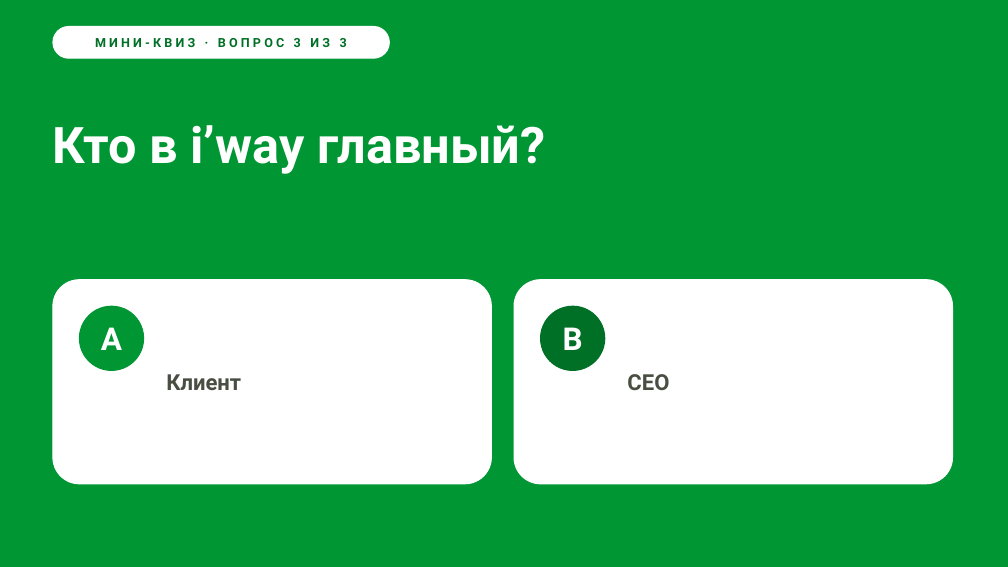
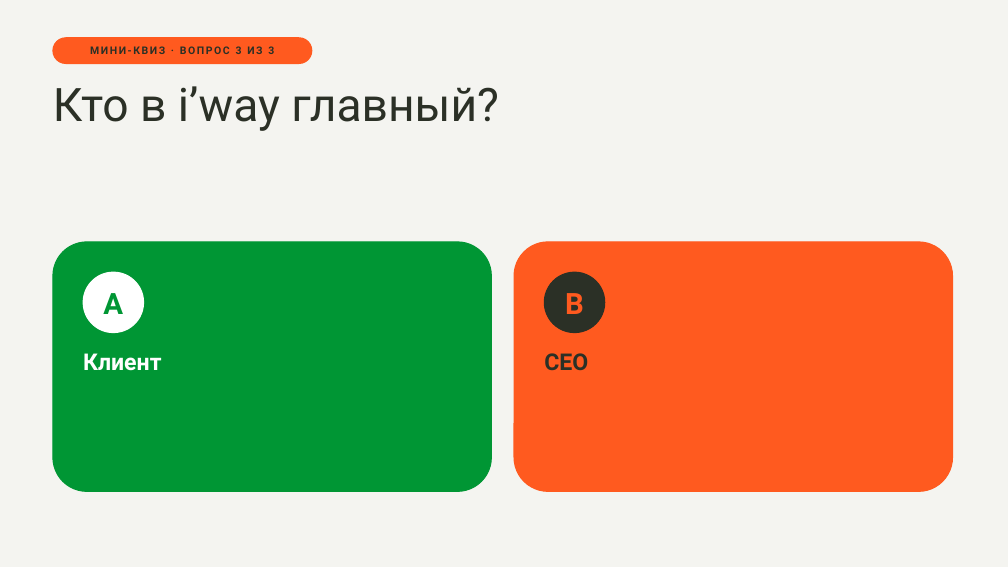
Before and after one commit to hriwayhr/HR-projects, a slide deck: slide 24 of presentations/HR-iway-onboarding-2026.pptx. Drawn at 1008x567 pixels with LibreOffice and Linux fonts; fonts in the diff are those of the drawing. Boxes give left, top, right and bottom in pixels: in the first picture for what was removed or moved away, otherwise in the second. Text is boxed around its words. In the diff, an @@ line names an element or a change of style, - is before the commit and + after.

```diff
--- a/presentations/HR-iway-onboarding-2026.pptx
+++ b/presentations/HR-iway-onboarding-2026.pptx
@@ background #009634 to #F4F4F0 @@
@@ text "МИНИ-КВИЗ · ВОПРОС 3 ИЗ ...": place and size @@
-text "МИНИ-КВИЗ · ВОПРОС 3 ИЗ ..." at <box>95,38,347,47</box>
+text "МИНИ-КВИЗ · ВОПРОС 3 ИЗ ..." at <box>90,46,274,54</box>
@@ text "МИНИ-КВИЗ · ВОПРОС 3 ИЗ ..." at <box>90,46,274,54</box>: size 12 to 10 pt, text colour #007026 to #2B3026, letter spacing 3 to 1.5 pt @@
@@ rounded rectangle: place and size @@
-rounded rectangle at <box>53,26,389,58</box>
+rounded rectangle at <box>53,38,312,64</box>
@@ rounded rectangle at <box>53,38,312,64</box>: fill #FFFFFF to #FF5A1F; outline #FFFFFF 1 pt to #FF5A1F 1 pt @@
@@ title "Кто в i’way главный?": place and size @@
-title "Кто в i’way главный?" at <box>53,125,545,174</box>
+title "Кто в i’way главный?" at <box>53,86,499,131</box>
@@ title "Кто в i’way главный?" at <box>53,86,499,131</box>: size 48 to 44 pt, text colour #FFFFFF to #2B3026, bold off @@
@@ rounded rectangle: place and size @@
-rounded rectangle at <box>53,280,492,484</box>
+rounded rectangle at <box>53,242,492,492</box>
@@ rounded rectangle at <box>53,242,492,492</box>: fill #FFFFFF to #009634; outline #FFFFFF 1 pt to #009634 1 pt; proportions changed @@
@@ rounded rectangle: place and size @@
-rounded rectangle at <box>514,280,953,484</box>
+rounded rectangle at <box>514,242,953,492</box>
@@ rounded rectangle at <box>514,242,953,492</box>: fill #FFFFFF to #FF5A1F; outline #FFFFFF 1 pt to #FF5A1F 1 pt; proportions changed @@
@@ text "A": place and size @@
-text "A" at <box>101,327,122,350</box>
+text "A" at <box>103,293,123,314</box>
@@ text "A" at <box>103,293,123,314</box>: size 30 to 28 pt, text colour #FFFFFF to #009634 @@
@@ ellipse: place and size @@
-ellipse at <box>79,306,144,371</box>
+ellipse at <box>83,272,144,333</box>
@@ ellipse at <box>83,272,144,333</box>: fill #009634 to #FFFFFF; outline #009634 1 pt to #FFFFFF 1 pt @@
@@ text "B": place and size @@
-text "B" at <box>563,327,583,350</box>
+text "B" at <box>565,293,584,314</box>
@@ text "B" at <box>565,293,584,314</box>: size 30 to 28 pt, text colour #FFFFFF to #FF5A1F @@
@@ ellipse: place and size @@
-ellipse at <box>541,306,605,371</box>
+ellipse at <box>544,272,605,333</box>
@@ ellipse at <box>544,272,605,333</box>: fill #007026 to #2B3026; outline #007026 1 pt to #2B3026 1 pt @@
@@ text "Клиент": place and size @@
-text "Клиент" at <box>166,374,241,390</box>
+text "Клиент" at <box>83,353,161,371</box>
@@ text "Клиент" at <box>83,353,161,371</box>: size 21 to 22 pt, text colour #484E41 to #FFFFFF; vertical alignment middle to top @@
@@ text "CEO": place and size @@
-text "CEO" at <box>627,374,669,390</box>
+text "CEO" at <box>544,353,588,370</box>
@@ text "CEO" at <box>544,353,588,370</box>: size 21 to 22 pt, text colour #484E41 to #2B3026; vertical alignment middle to top @@
```
Also in this commit, not shown: 27 other slides changed, 4 other files.
